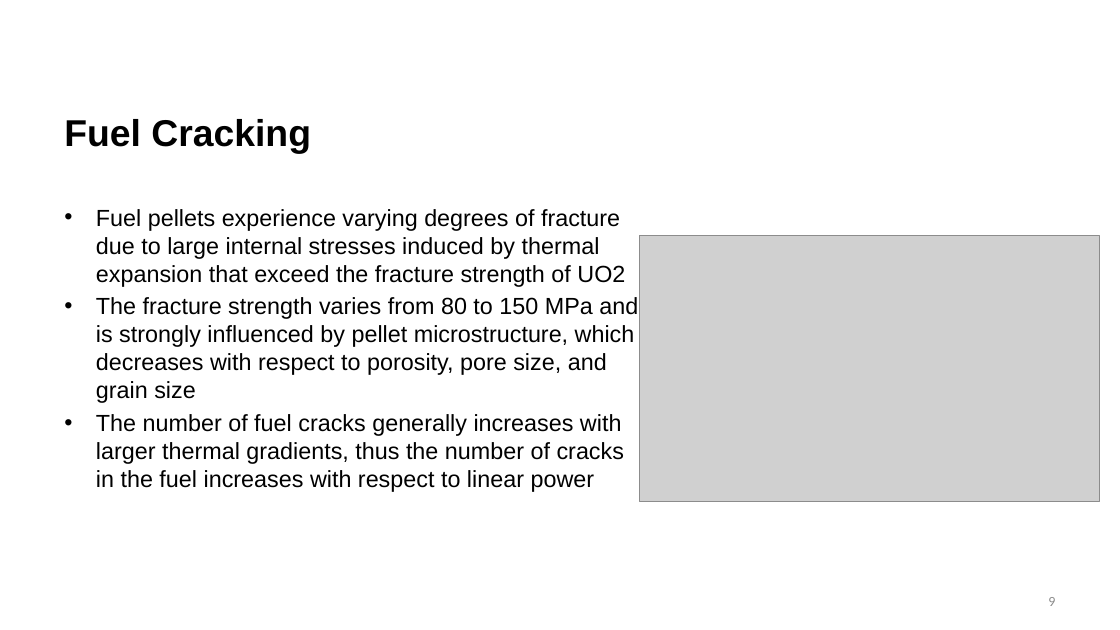
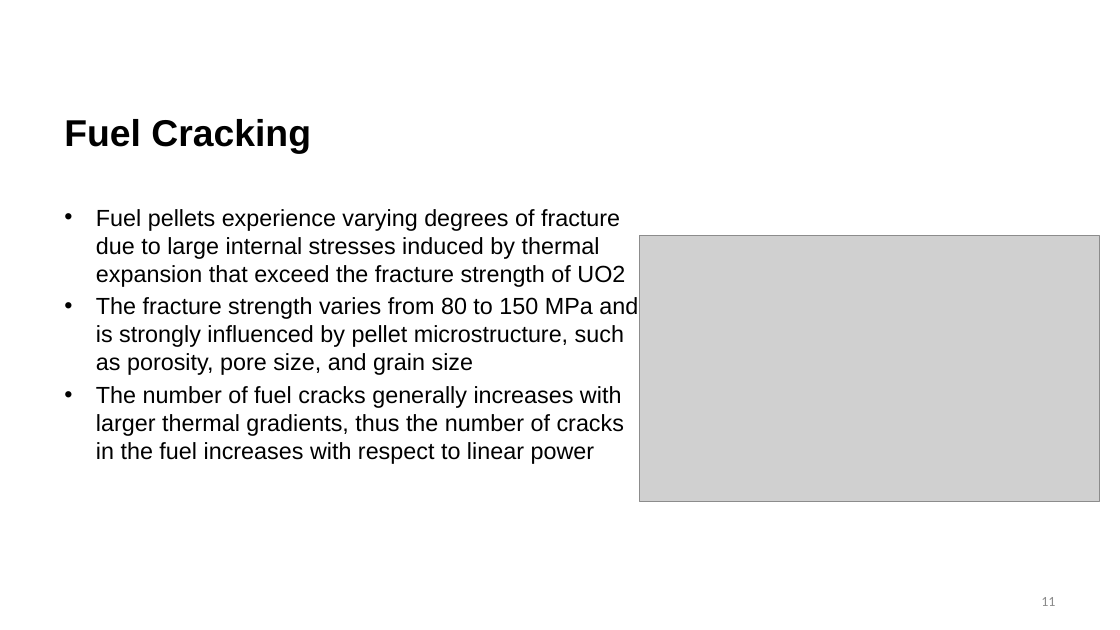
Before and after one commit to benbeeler/TEACHING, a slide deck: slide 11 of Nuclear_Fuel_Performance/NE533_Spring2025/Module3/Lec15_PCI.pptx (slide 9 before the commit). Drawn at 1120x630 pixels with LibreOffice and Linux fonts; fonts in the diff are those of the drawing; grey boxes stand for pictures; background and template pictures are left out. Boxes give left, top, right and bottom in pixels: in the first picture for what was removed or moved away, otherwise in the second. Text is boxed around its words. In the diff, an @@ line names an element or a change of style, - is before the commit and + after.

```diff
--- a/Nuclear_Fuel_Performance/NE533_Spring2025/Module3/Lec15_PCI.pptx
+++ b/Nuclear_Fuel_Performance/NE533_Spring2025/Module3/Lec15_PCI.pptx
@@ text at <box>96,297,638,375</box>: text changed @@
-• The fracture strength varies from 80 to 150 MPa and is strongly influenced by pellet microstructure, which decreases with respect to porosity, pore size, and grain size
+• The fracture strength varies from 80 to 150 MPa and is strongly influenced by pellet microstructure, such as porosity, pore size, and grain size
@@ page number at <box>1041,597,1055,606</box>: text changed @@
-9
+11
```
Also in this commit, not shown: 6 other slides changed, 2 slides added, 3 other files.
